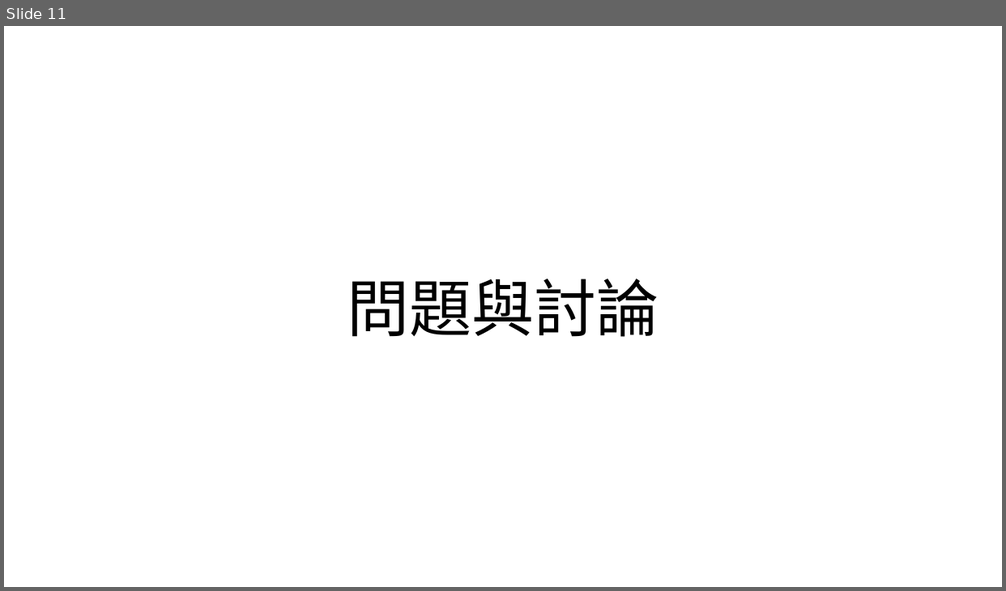
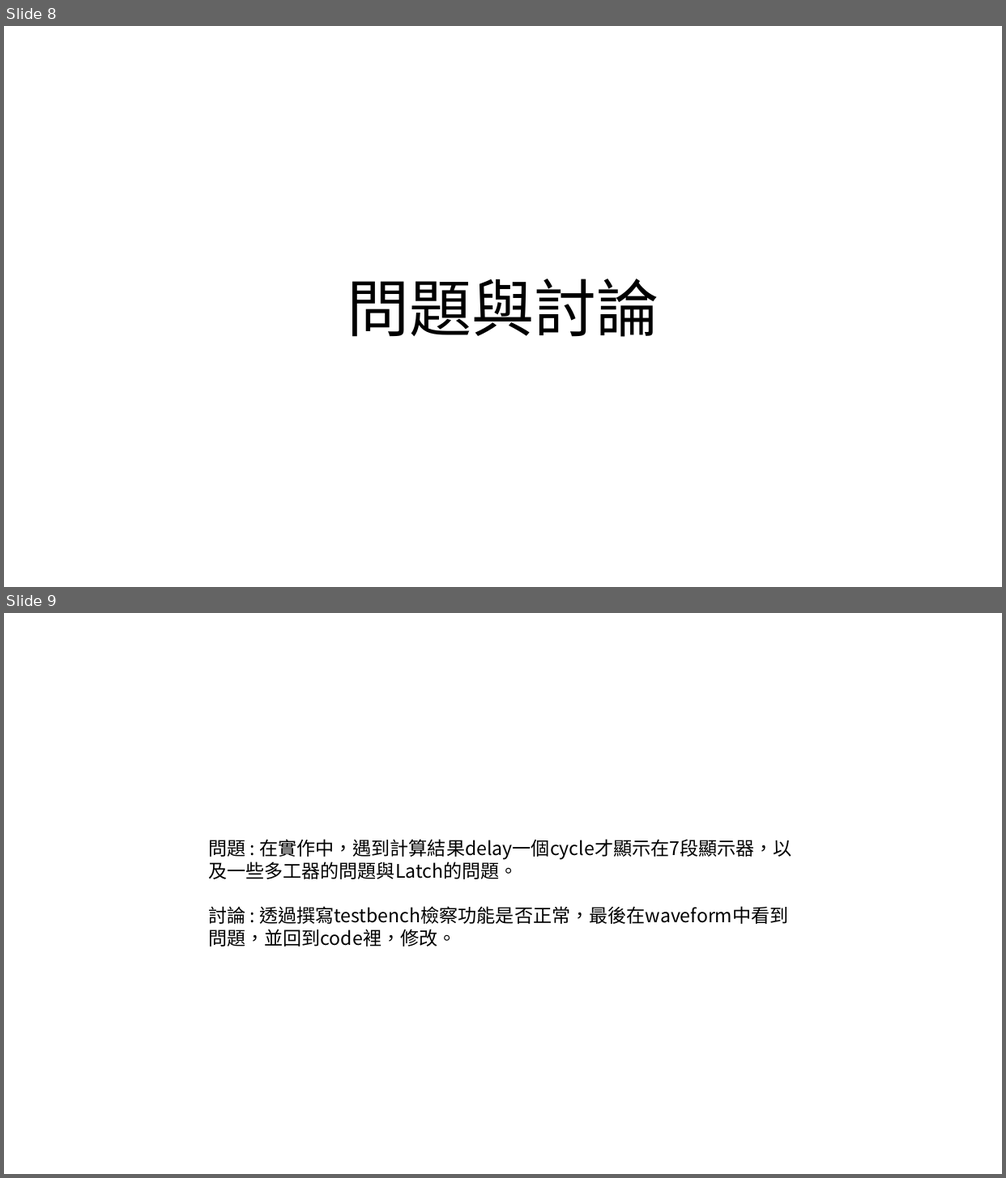
Before and after one commit to b0742020/Course_FPGA, a slide deck: LAB03/lab3_312651057.pptx. Shown one above the other, each under a label of ours: slide 11 before the commit, slides 8 and 9 after it. The pictures are 1006x591 and 1006x1178 pixels, drawn with LibreOffice and Linux fonts; fonts in the diff are those of the drawing. Boxes give left, top, right and bottom in pixels: in the first picture for what was removed or moved away, otherwise in the second. Text is boxed around its words. In the diff, an @@ line names an element or a change of style, - is before the commit and + after.

```diff
--- a/LAB03/lab3_312651057.pptx
+++ b/LAB03/lab3_312651057.pptx
@@ slide 9 added at [4,613,1002,1174], background #FFFFFF @@
@@ text added at [208,839,792,947], 18 pt, text #000000 @@
+問題 : 在實作中，遇到計算結果delay一個cycle才顯示在7段顯示器，以及一些多工器的問題與Latch的問題。
+討論 : 透過撰寫testbench檢察功能是否正常，最後在waveform中看到問題，並回到code裡，修改。
@@ what was slide 11 is now slide 8 @@
```
Also in this commit, not shown: 1 other slide added, 5 slides removed, 9 other files.
